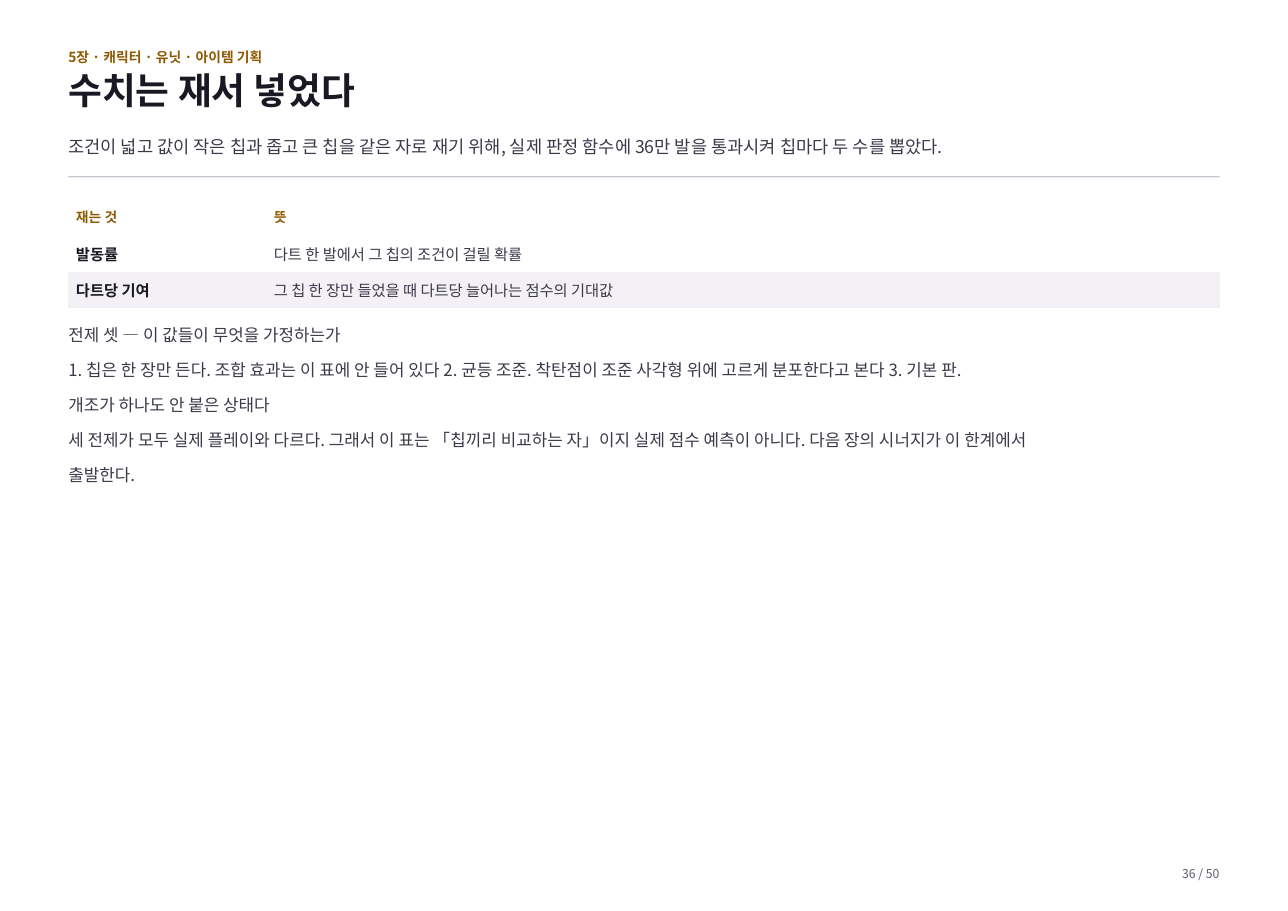
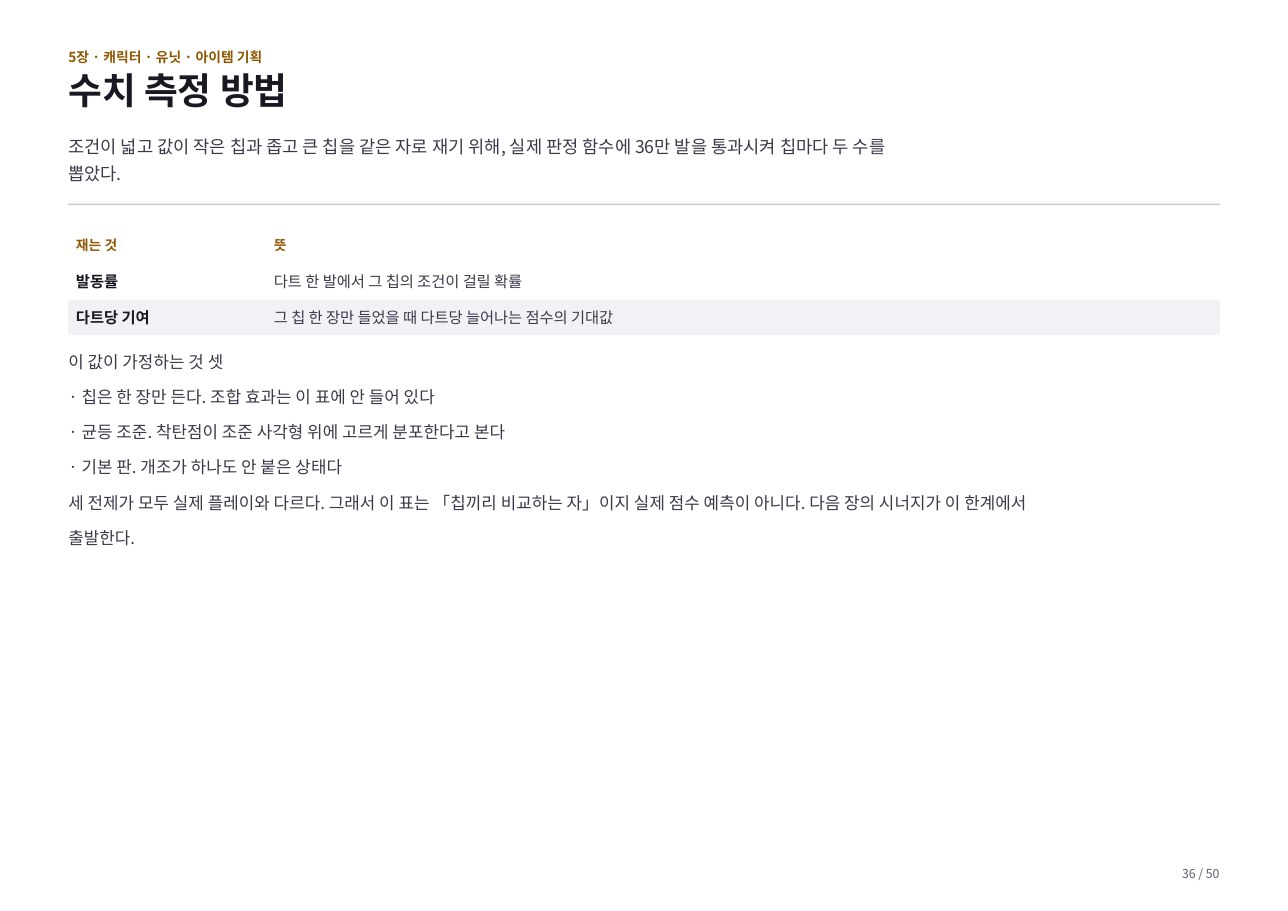
Before and after one commit to GGbong69/test-03, a slide deck: slide 36 of docs/기획서.pptx. Drawn at 1288x911 pixels with LibreOffice and Linux fonts; fonts in the diff are those of the drawing. Boxes give left, top, right and bottom in pixels: in the first picture for what was removed or moved away, otherwise in the second. Text is boxed around its words. In the diff, an @@ line names an element or a change of style, - is before the commit and + after.

```diff
--- a/docs/기획서.pptx
+++ b/docs/기획서.pptx
@@ text at bbox=[68, 73, 288, 108]: text changed @@
-수치는 재서 넣었다
+수치 측정 방법
@@ text at bbox=[68, 138, 885, 156]: text changed @@
-조건이 넓고 값이 작은 칩과 좁고 큰 칩을 같은 자로 재기 위해, 실제 판정 함수에 36만 발을 통과시켜 칩마다 두 수를 뽑았다.
+조건이 넓고 값이 작은 칩과 좁고 큰 칩을 같은 자로 재기 위해, 실제 판정 함수에 36만 발을 통과시켜 칩마다 두 수를
+뽑았다.
@@ rectangle: place and size @@
-rectangle at bbox=[68, 176, 1220, 177]
+rectangle at bbox=[68, 204, 1220, 205]
@@ table: place and size @@
-table at bbox=[68, 201, 1220, 307]
+table at bbox=[68, 228, 1220, 335]
@@ text "이 값이 가정하는 것 셋": place and size @@
-text "이 값이 가정하는 것 셋" at bbox=[68, 327, 1026, 483]
+text "이 값이 가정하는 것 셋" at bbox=[68, 354, 1026, 546]
@@ text at bbox=[68, 354, 505, 475]: text changed @@
-전제 셋 — 이 값들이 무엇을 가정하는가
-1. 칩은 한 장만 든다. 조합 효과는 이 표에 안 들어 있다 2. 균등 조준. 착탄점이 조준 사각형 위에 고르게 분포한다고 본다 3. 기본 판.
-개조가 하나도 안 붙은 상태다
+이 값이 가정하는 것 셋
+· 칩은 한 장만 든다. 조합 효과는 이 표에 안 들어 있다
+· 균등 조준. 착탄점이 조준 사각형 위에 고르게 분포한다고 본다
+· 기본 판. 개조가 하나도 안 붙은 상태다
```
Also in this commit, not shown: 44 other slides changed, 2 other files.
